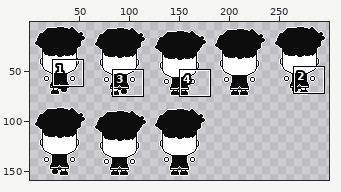
Edited in one commit: sprite sheet (Assets/Resources/Player/Sprites/Wizard/Spritesheets/w_back_run.png). The first picture is a wide view before the edit; the outline marks the close-up.
Close-up. Before the edit:
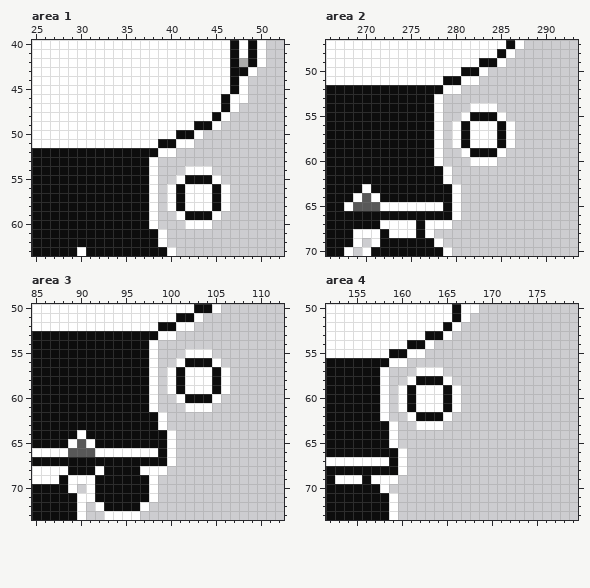
The file is 300x160 pixels. Shown: area 1: x 25..52, y 40..63; area 2: x 266..293, y 47..70; area 3: x 85..112, y 50..73; area 4: x 152..179, y 50..73. The wide view leaves out empty margins. The commit also changed other parts of the picture, which this record leaves out.
Once edited:
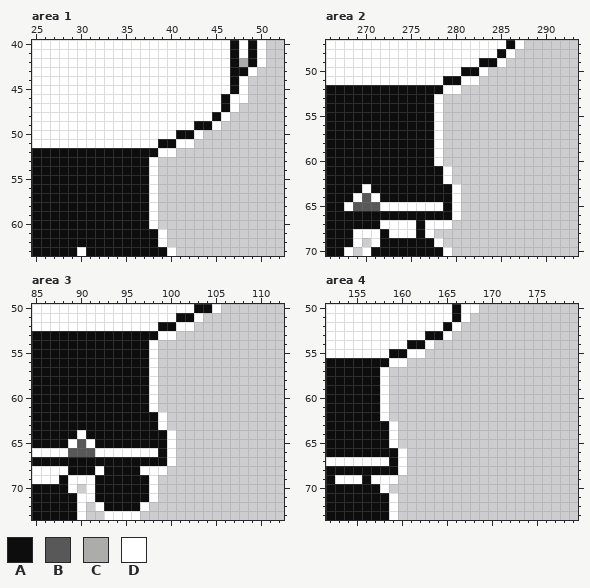
Palette (. is transparent): A #0d0d0d  B #585858  C #acacab  D #ffffff
Difference:
Area 1:
y 54: x 42..44 DDD -> ...
y 55: x 41..45 DAAAD -> .....
y 56..58: x 40..46 DADDDAD -> .......
y 59: x 41..45 DAAAD -> .....
y 60: x 42..44 DDD -> ...
Area 2:
y 54: x 282..284 DDD -> ...
y 55: x 281..285 DAAAD -> .....
y 56..58: x 280..286 DADDDAD -> .......
y 59: x 281..285 DAAAD -> .....
y 60: x 282..284 DDD -> ...
Area 3:
y 55: x 102..104 DDD -> ...
y 56: x 101..105 DAAAD -> .....
y 57..59: x 100..106 DADDDAD -> .......
y 60: x 101..105 DAAAD -> .....
y 61: x 102..104 DDD -> ...
Area 4:
y 57: x 162..164 DDD -> ...
y 58: x 161..165 DAAAD -> .....
y 59..61: x 160..166 DADDDAD -> .......
y 62: x 161..165 DAAAD -> .....
y 63: x 162..164 DDD -> ...
